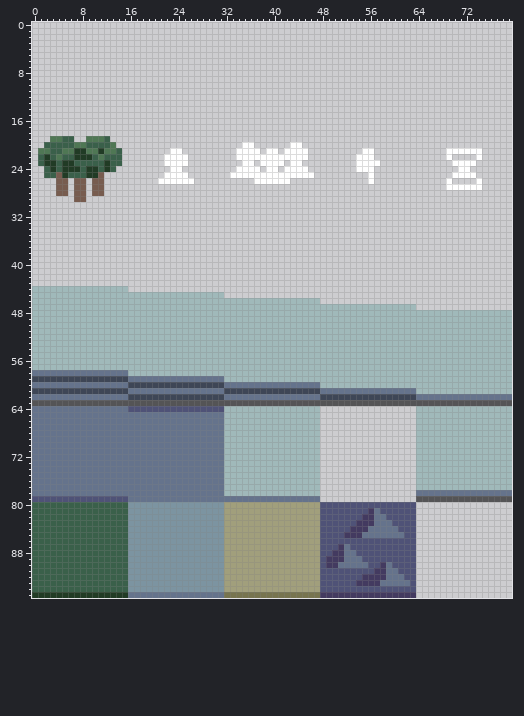
A pixel-art file gets an edit: Prototypes/Block Colony/Assets/Sprites/UISprites.aseprite. That is the earlier state.
80x96 pixels, 1 frame.
The result:
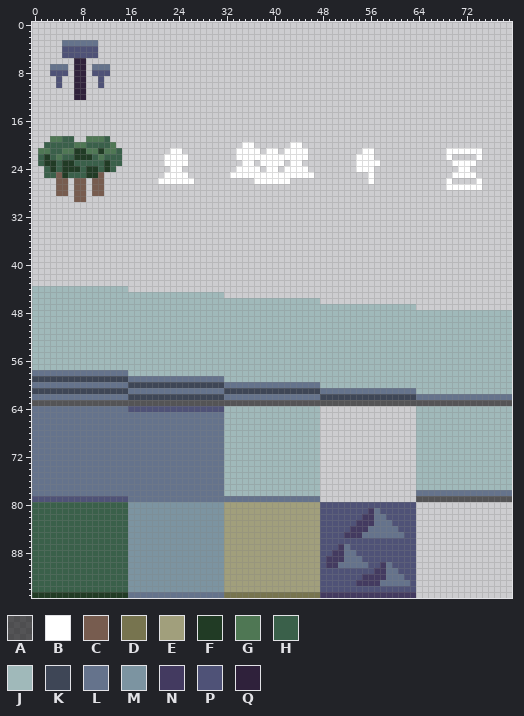
Palette (. is transparent): A #00000096  B #ffffff  C #775c4f  D #77744f  E #a19f7c  F #213b25  G #4f7754  H #3a604a  J #a0b9ba  K #3e4656  L #65738c  M #7c94a1  N #433a60  P #4f5277  Q #2f213b
The edit:
Layer "Layer 1":
y 3: x 5..10 ...... -> LLLLLL
y 4..5: x 5..10 ...... -> PPPPPP
y 6: x 7..8 .. -> QQ
y 7: x 3..5 ... -> LLL; x 7..8 .. -> QQ; x 10..12 ... -> LLL
y 8: x 3..5 ... -> PPP; x 7..8 .. -> QQ; x 10..12 ... -> PPP
y 9..10: x 4 . -> P; x 7..8 .. -> QQ; x 11 . -> P
y 11..12: x 7..8 .. -> QQ
Where, in picture pixels (left, top, right, bottom), the same in both pictures:
added: (50, 40, 110, 100)
